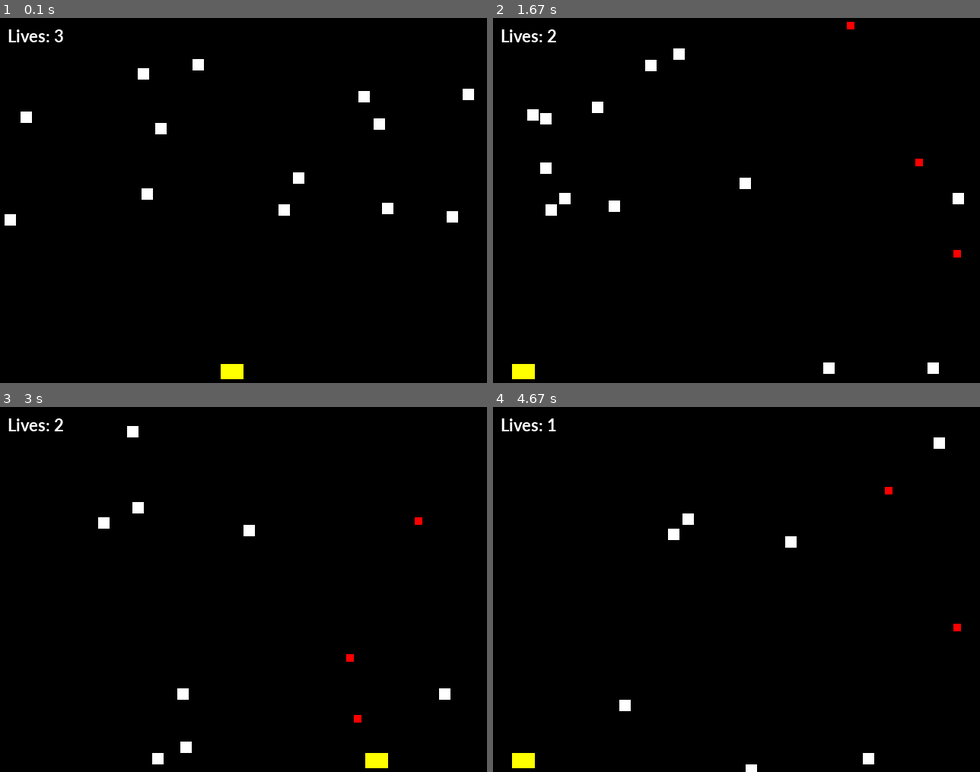
Above: before the commit, frames 1-4 (two rows, left to right).
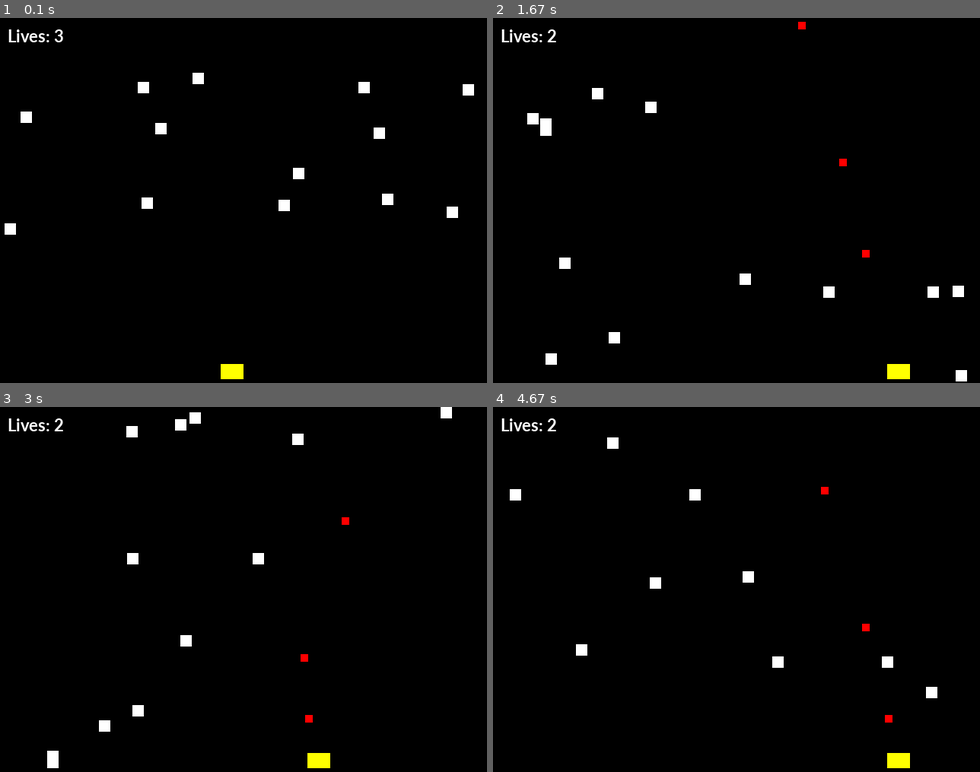
Above: after the commit, the same moments.

Repository: bhornby/Hornby-Classwork
Game: pygame game, started from python/Space Invader(working score and game over).py
Two runs of this game, one before a commit and one after it. Both use one fixed random seed, a clock stepped at 60 frames per second and the inputs below.
Inputs:
- Up to frame 1 (0.1 s): no input
- Up to frame 2 (1.67 s): hold Space 0.33-0.8 s; hold Right 0.33-0.8 s; hold Right 0.83-1.3 s; tap Space at 0.9, 1.2, 1.4 s; hold Right from 1.33 s (still down)
- Up to frame 3 (3 s): tap Space at 1.7, 1.9, 2.2, 2.47, 2.77, 2.9 s; release Right at 1.8 s; hold Left 1.83-2.37 s; hold Left 2.4-2.8 s; hold Right from 2.83 s (still down)
- Up to frame 4 (4.67 s): tap Space at 3.2, 3.57, 3.87, 4.07, 4.37, 4.57 s; release Right at 3.47 s; hold Left 3.5-3.97 s; hold Right 4-4.47 s; hold Right from 4.5 s (still down)

The runs differ from the first frame. In frame 1, 1.1% of the frame differs, in the area x 0-98%, y 11-60%; in frame 2, 2.3%, in the area x 3-98%, y 1-100%; in frame 3, 1.9%; in frame 4, 1.7%.

Commit message:
Working
Trying to get multipul waves of invaders but the loop isn't working

Diff:
--- a/python/Space Invader(working score and game over).py
+++ b/python/Space Invader(working score and game over).py
@@ -1,6 +1,5 @@
 #importing pygame
 import pygame
-import math
 import random
 
 #defining colours
@@ -11,7 +10,7 @@
 RED = (255,0,0)
 
 #black screen
-size = (640 , 480)
+size = (640,480)
 screen = pygame.display.set_mode(size)
 #title of the window
 pygame.display.set_caption("invader")
@@ -22,7 +21,7 @@
 
 class Invader(pygame.sprite.Sprite):
     #define the constructor
-    def __init__ (self, colour ,width, height, speed):
+    def __init__(self, colour ,width, height, speed):
         super().__init__()
 
         #create a sprite and dill it with colour
@@ -117,10 +116,13 @@
 
 #creating the snowflakes
 number_of_invaders = 15
-for x in range(number_of_invaders):
-    my_invader = Invader(WHITE, 15 ,15, 5)
-    invaders_group.add(my_invader)
-    all_sprite_group.add(my_invader)
+if number_of_invaders < 1:
+    number_of_invaders = 15
+else:
+    for x in range(number_of_invaders):
+        my_invader = Invader(WHITE, 15 ,15, (3 +random.randrange(0,6)))
+        invaders_group.add(my_invader)
+        all_sprite_group.add(my_invader)
 #next x
 
 #game loop
@@ -132,13 +134,11 @@
 
         elif event.type == pygame.KEYDOWN:
             if event.key == pygame.K_LEFT:#if left key is pressed
-                my_player.player_set_speed(-5)
+                my_player.player_set_speed(-3)
             elif event.key == pygame.K_RIGHT:
-                my_player.player_set_speed(5)
-            #creation of the bullet
-
+                my_player.player_set_speed(3)
             elif event.key == pygame.K_SPACE:
-                my_bullet = Bullet(RED, 6, my_player.rect.x,my_player.rect.y)
+                my_bullet = Bullet(RED, 10, my_player.rect.x,my_player.rect.y)
                 #creating the bullets
                 bullet_group.add(my_bullet)
                 all_sprite_group.add(my_bullet)
@@ -162,7 +162,7 @@
         bullet_hit_group = pygame.sprite.spritecollide(x, invaders_group, True)
         for foo in bullet_hit_group:
             my_player.bullet_count = my_player.bullet_count - 1
-
+            number_of_invaders = number_of_invaders - 1
 
 
     #score limiter
